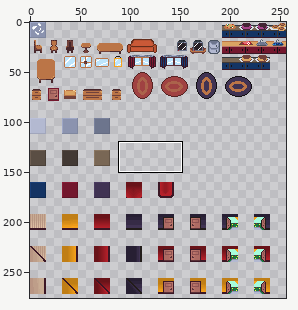
Edited in one commit: sprite sheet (assets/sprites/tileset/all_tileset.png). Above, an overview of the earlier version with the close-up marked.
Close-up. Before the edit:
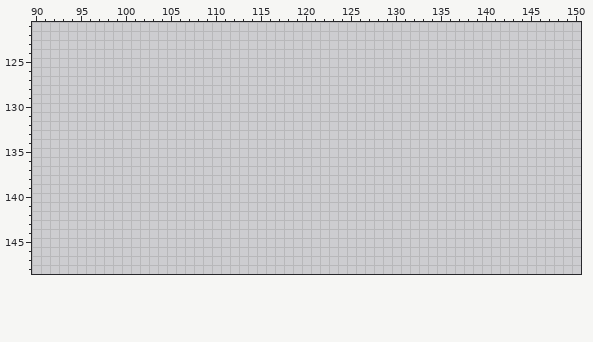
The file is 256x288 pixels. Colours within 5 levels of each other are drawn and written as one. Shown: x 90..150, y 121..148. The wide view leaves out empty margins.
Palette (. is transparent): 
And afterwards:
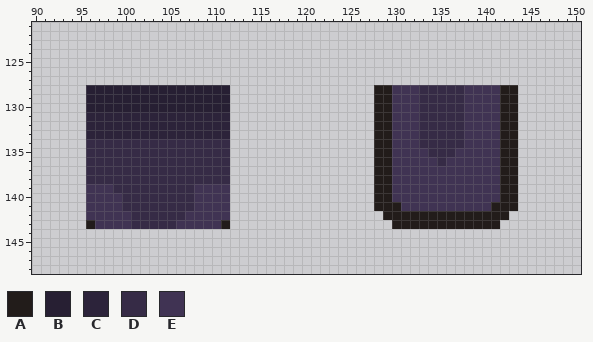
Colours new in this view: A #221c1a  B #271f33  C #2c233a  D #362b46  E #403353
Change:
Changed rows in their new state; - is an unchanged pixel.
first column x 96:
128 BBBBBBBBBBBBBBBB----------------AAEEEDDDDDEEEEAA
129 BBBBBBBBBBBBBBBB----------------AAEEEDDDDDEEEEAA
130 BBBBBBBBBBBBBBBB----------------AAEEEDDDDDEEEEAA
131 CCCCCCCCCCCCCCCC----------------AAEEEDDDDDEEEEAA
132 CCCCCCCCCCCCCCCC----------------AAEEEDDDDDEEEEAA
133 CCCCCCCCCCCCCCCC----------------AAEEEDDDDDEEEEAA
134 DDDDDDDDDDDDDDDD----------------AAEEEDDDDDEEEEAA
135 DDDDDDDDDDDDDDDD----------------AAEEEEDDDEEEEEAA
136 DDDDDDDDDDDDDDDD----------------AAEEEEEDEEEEEEAA
137 DDDDDDDDDDDDDDDD----------------AAEEEEEEEEEEEEAA
138 DDDDDDDDDDDDDDDD----------------AAEEEEEEEEEEEEAA
139 EEEDDDDDDDDDEEEE----------------AAEEEEEEEEEEEEAA
140 EEEEDDDDDDDDEEEE----------------AAEEEEEEEEEEEEAA
141 EEEEDDDDDDDDEEEE----------------AAAEEEEEEEEEEAAA
142 EEEEEDDDDDDEEEEE-----------------AAAAAAAAAAAAAA-
143 AEEEEDDDDDEEEEEA------------------AAAAAAAAAAAA--
Changed places in both close-ups, as pixel boxes (x1, y1, x2, y2):
added: (86, 85, 230, 229)
added: (374, 85, 518, 229)
